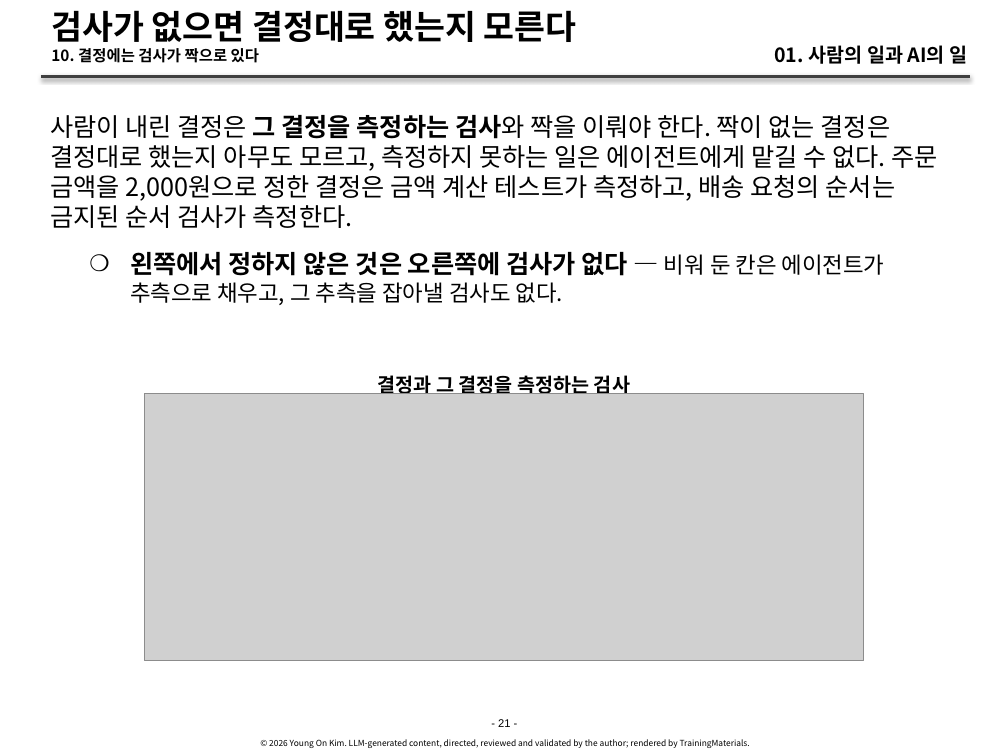
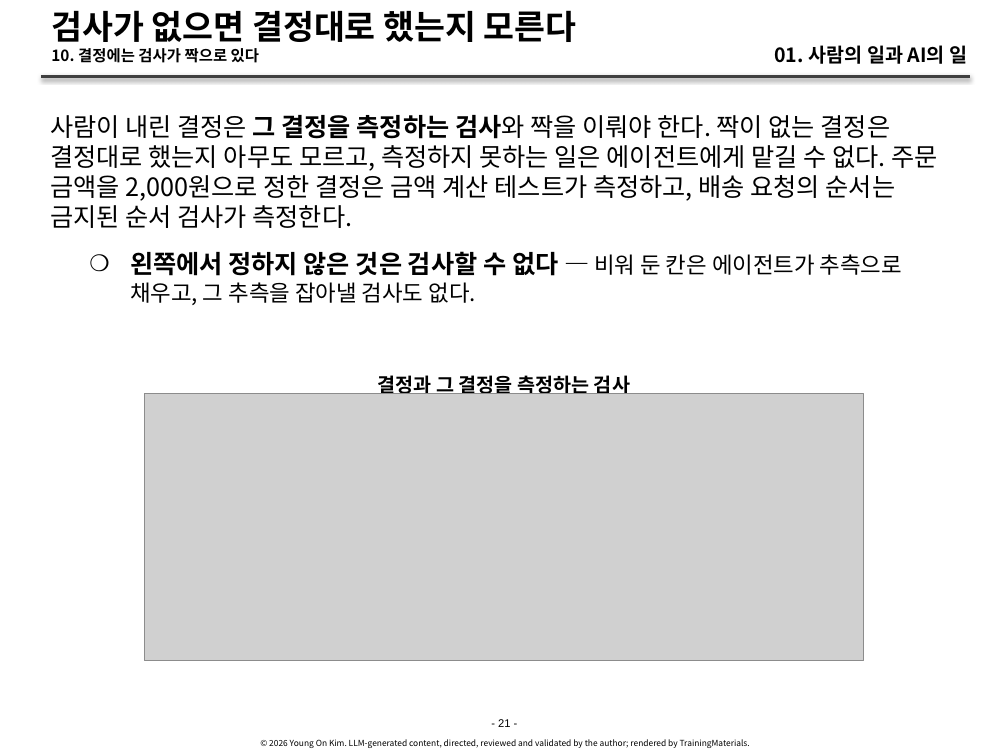
Before and after one commit to YoungSan77/TrainingMaterials, a slide deck: slide 21 of courses/ai-native/sessions/s01.pptx. Drawn at 1008x756 pixels with LibreOffice and Linux fonts; fonts in the diff are those of the drawing; grey boxes stand for pictures. Boxes give left, top, right and bottom in pixels: in the first picture for what was removed or moved away, otherwise in the second. Text is boxed around its words. In the diff, an @@ line names an element or a change of style, - is before the commit and + after.

```diff
--- a/courses/ai-native/sessions/s01.pptx
+++ b/courses/ai-native/sessions/s01.pptx
@@ text at [130, 251, 902, 305]: text changed @@
-    ❍ 왼쪽에서 정하지 않은 것은 오른쪽에 검사가 없다 — 비워 둔 칸은 에이전트가 추측으로 채우고, 그 추측을 잡아낼 검사도 없다.
+    ❍ 왼쪽에서 정하지 않은 것은 검사할 수 없다 — 비워 둔 칸은 에이전트가 추측으로 채우고, 그 추측을 잡아낼 검사도 없다.
```
Also in this commit, not shown: 7 other slides changed, 4 other files.
